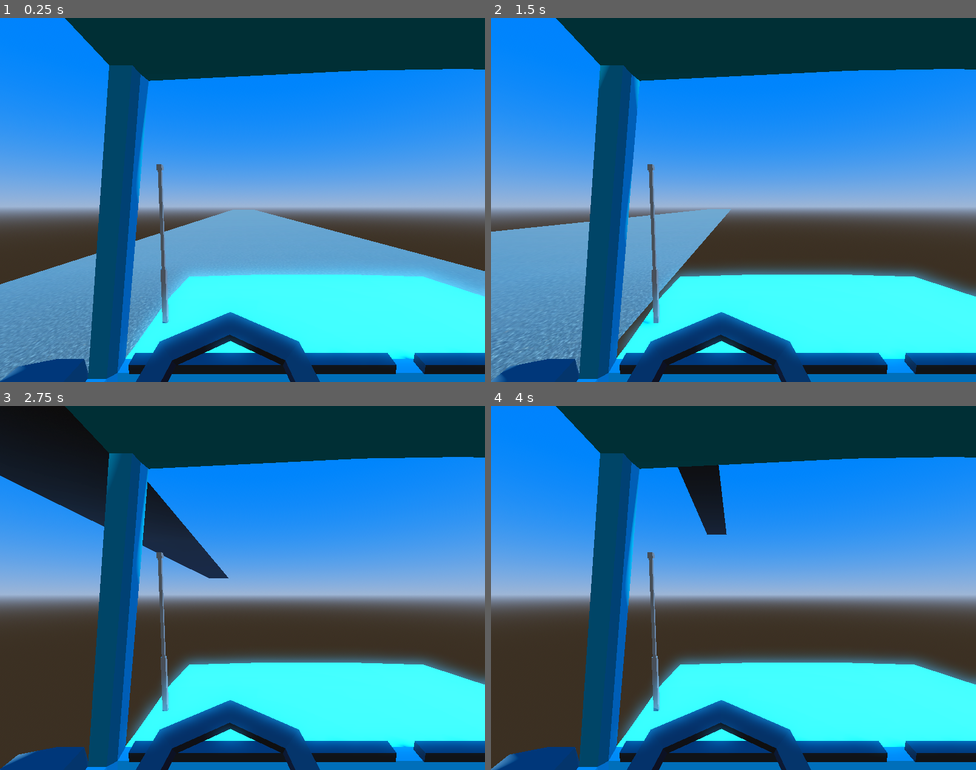
Above: before the commit, frames 1-4 (two rows, left to right).
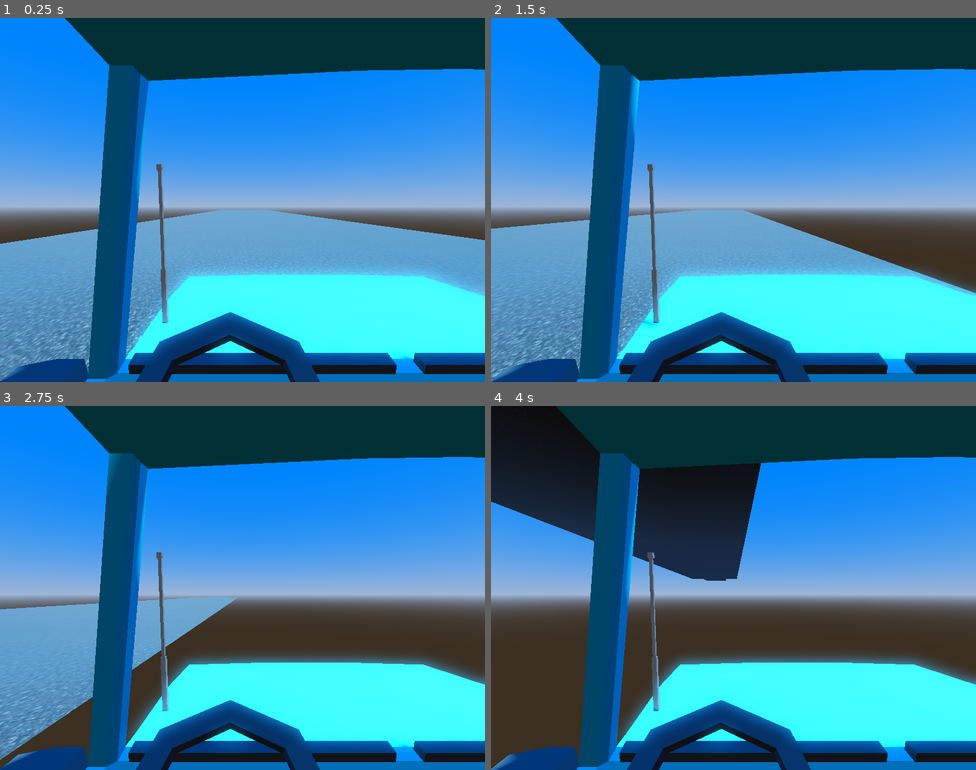
Above: after the commit, the same moments.

Repository: reo6/arcadetrucking
Game: Godot game, scene res://scenes/game.tscn
Two runs of this game, one before a commit and one after it. Both use one fixed random seed, a clock stepped at 60 frames per second and the inputs below.
Inputs:
- Up to frame 1 (0.25 s): no input
- Up to frame 2 (1.5 s): tap Enter at 0.5 s; hold D (turn_right) 0.53-1.28 s; hold S (move_backward) from 1.28 s (still down)
- Up to frame 3 (2.75 s): release S (move_backward) at 2.03 s; hold D (turn_right) from 2.03 s (still down)
- Up to frame 4 (4 s): release D (turn_right) at 2.78 s; hold W (move_forward) 2.78-3.53 s; hold A (turn_left) from 3.53 s (still down)

The runs differ from the first frame. In frame 1, 4.9% of the frame differs, in the area x 0-100%, y 52-100%; in frame 2, 6.5%; in frame 3, 16%, in the area x 0-56%, y 0-98%; in frame 4, 12%.

Commit message:
Add experimental road generation (generated by deepseek)

Diff:
--- a/scenes/game.tscn
+++ b/scenes/game.tscn
@@ -1,5 +1,6 @@
-[gd_scene load_steps=8 format=3 uid="uid://d4ljkc7l57udr"]
+[gd_scene load_steps=9 format=3 uid="uid://d4ljkc7l57udr"]
 
+[ext_resource type="PackedScene" uid="uid://r1q4xvfbrc7l" path="res://scenes/roadmanager.tscn" id="1_lbhrr"]
 [ext_resource type="PackedScene" uid="uid://dtncvl5af4fhr" path="res://objects/road.glb" id="1_uwrxv"]
 [ext_resource type="Script" uid="uid://cs0y5pe8qnj2r" path="res://scripts/player.gd" id="2_lnu2h"]
 [ext_resource type="PackedScene" uid="uid://cewenjpq8wbig" path="res://objects/testcar.glb" id="2_yqjtg"]
@@ -22,6 +23,10 @@
 size = Vector3(3.60051, 2.21851, 1.87103)
 
 [node name="Game" type="Node3D"]
+
+[node name="Node3D" parent="." instance=ExtResource("1_lbhrr")]
+
+[node name="RoadManager" parent="." instance=ExtResource("1_lbhrr")]
 
 [node name="WorldEnvironment" type="WorldEnvironment" parent="."]
 environment = SubResource("Environment_iywne")
--- /dev/null
+++ b/scenes/road.tscn
@@ -0,0 +1,17 @@
+[gd_scene load_steps=3 format=3 uid="uid://bl4v7fq6p7evj"]
+
+[ext_resource type="PackedScene" uid="uid://dtncvl5af4fhr" path="res://objects/road.glb" id="1_mv8x7"]
+
+[sub_resource type="BoxShape3D" id="BoxShape3D_1s9f8"]
+size = Vector3(20, 10, 20)
+
+[node name="Road" type="Node3D"]
+
+[node name="RoadObject" parent="." instance=ExtResource("1_mv8x7")]
+transform = Transform3D(2, 0, 0, 0, 2, 0, 0, 0, 2, 0, 0, 0)
+
+[node name="DespawnArea" type="Area3D" parent="."]
+transform = Transform3D(1, 0, 0, 0, 1, 0, 0, 0, 1, 0, 0, -10)
+
+[node name="CollisionShape3D" type="CollisionShape3D" parent="DespawnArea"]
+shape = SubResource("BoxShape3D_1s9f8")
--- /dev/null
+++ b/scenes/roadmanager.tscn
@@ -0,0 +1,6 @@
+[gd_scene load_steps=2 format=3 uid="uid://r1q4xvfbrc7l"]
+
+[ext_resource type="Script" uid="uid://bkbm887f6xqpi" path="res://scripts/road_manager.gd" id="1_r1qkb"]
+
+[node name="RoadManager" type="Node3D"]
+script = ExtResource("1_r1qkb")
--- a/scripts/player.gd
+++ b/scripts/player.gd
@@ -7,6 +7,9 @@
 @export var max_speed: float = 30.0
 
 var current_speed: float = 0.0
+
+func _ready():
+	add_to_group("player")
 
 func _physics_process(delta: float) -> void:
 	# Apply gravity
--- /dev/null
+++ b/scripts/road.gd
@@ -0,0 +1,18 @@
+extends Node3D
+
+@export var despawn_distance := 50.0  # Distance behind player to despawn
+var player: Node3D
+
+func _ready():
+	# Find the player once when road spawns
+	player = get_tree().get_first_node_in_group("player")
+
+	# Set up despawn area
+	var area = $DespawnArea
+	area.body_exited.connect(_on_body_exited)
+	area.position.z -= 10  # Adjust for scaled position
+
+func _on_body_exited(body: Node):
+	if body == player:
+		if global_position.x < player.global_position.x - despawn_distance:
+			queue_free()
--- /dev/null
+++ b/scripts/road_manager.gd
@@ -0,0 +1,45 @@
+extends Node3D
+
+@export var road_scene: PackedScene = preload("res://scenes/road.tscn")
+@export var initial_roads := 5  # Number of roads to spawn on each side
+@export var road_spacing := 20.0  # Exact spacing from original scene
+@export var spawn_distance := 50.0  # Distance ahead to spawn new roads
+
+var player: Node3D
+var last_spawn_x := 0.0
+
+func _ready():
+	# Use call_deferred to ensure player exists
+	call_deferred("initialize_player")
+
+func initialize_player():
+	player = get_tree().get_first_node_in_group("player")
+	if not player:
+		push_error("Player not found in 'player' group!")
+		return
+
+	# Initialize starting roads relative to player position
+	var start_x = floor(player.global_position.x / 20.0) * 20.0
+	for i in range(-initial_roads, initial_roads):
+		spawn_road(start_x + i * 20.0)
+	last_spawn_x = start_x + initial_roads * 20.0
+
+func _process(_delta):
+	if not player:
+		return  # Skip if player not found
+
+	# Check road spawning based on player's X position
+	if player.global_position.x > last_spawn_x - spawn_distance:
+		spawn_road(last_spawn_x + 20.0)
+		last_spawn_x += 20.0
+
+func spawn_road(x_position: float):
+	var new_road = road_scene.instantiate()
+	# Add proper positioning based on original road spacing
+	new_road.global_transform = Transform3D(
+		Vector3(2, 0, 0),
+		Vector3(0, 2, 0),
+		Vector3(0, 0, 2),
+		Vector3(x_position, 0, 0)
+	)
+	add_child(new_road)
Not shown, added: scripts/road.gd.uid
Not shown, added: scripts/road_manager.gd.uid
